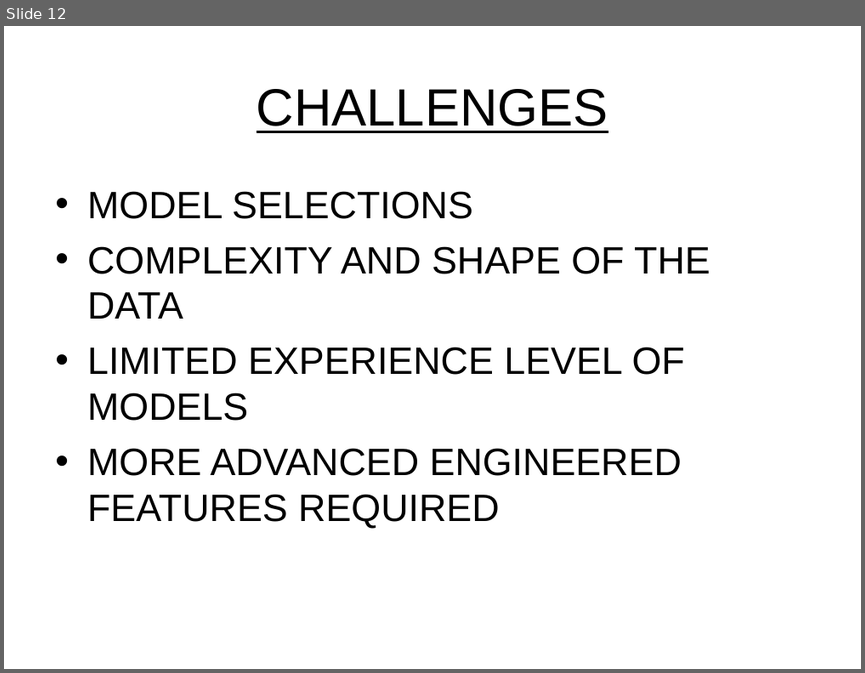
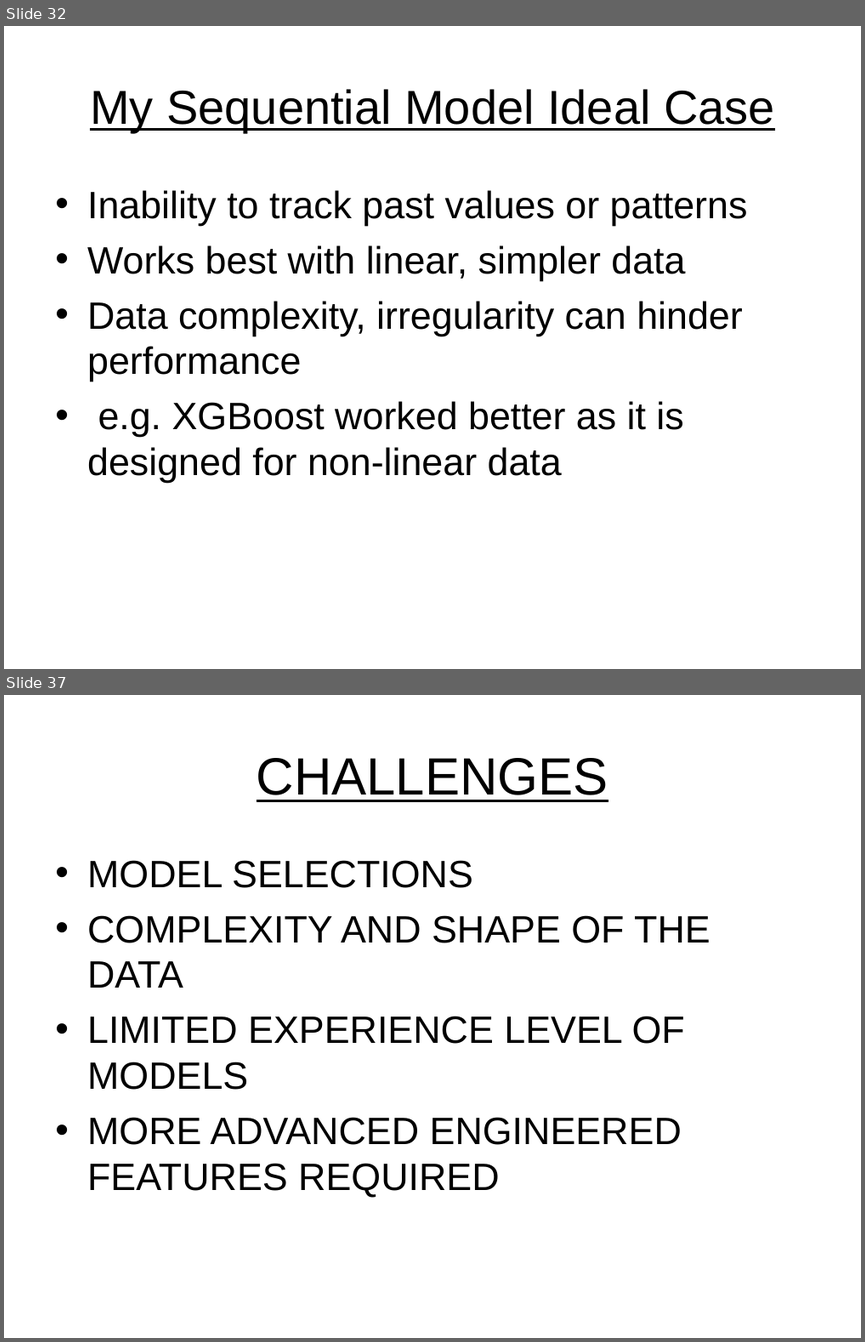
Before and after one commit to dadario10/Data_Modeling_Project, a slide deck: PowerPoint/Project 4 - SM Prediction.ppt. Shown one above the other, each under a label of ours: slide 12 before the commit, slides 32 and 37 after it; the slides between them are not shown. The pictures are 865x673 and 865x1342 pixels, drawn with LibreOffice and Linux fonts; fonts in the diff are those of the drawing; background and template pictures are left out. Boxes give left, top, right and bottom in pixels: in the first picture for what was removed or moved away, otherwise in the second. Text is boxed around its words. In the diff, an @@ line names an element or a change of style, - is before the commit and + after.

```diff
--- a/PowerPoint/Project 4 - SM Prediction.ppt
+++ b/PowerPoint/Project 4 - SM Prediction.ppt
@@ slide 32 added at (x1=4, y1=26, x2=861, y2=669), background picture (left out) @@
@@ title added at (x1=90, y1=89, x2=775, y2=132), 40 pt, text #000000, underline @@
+My Sequential Model Ideal Case
@@ text added at (x1=87, y1=190, x2=748, y2=482), 32 pt, text #000000 @@
+• Inability to track past values or patterns
+• Works best with linear, simpler data
+• Data complexity, irregularity can hinder performance
+• e.g. XGBoost worked better as it is designed for non-linear data
@@ what was slide 12 is now slide 37 @@
```
Also in this commit, not shown: 4 slides changed, 26 other slides added, 2 slides removed.
